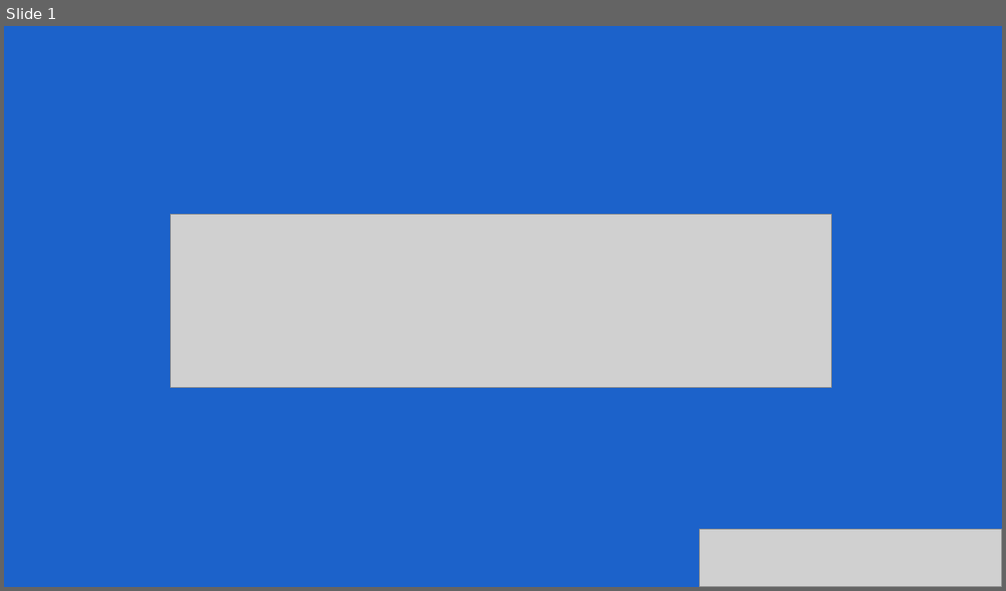
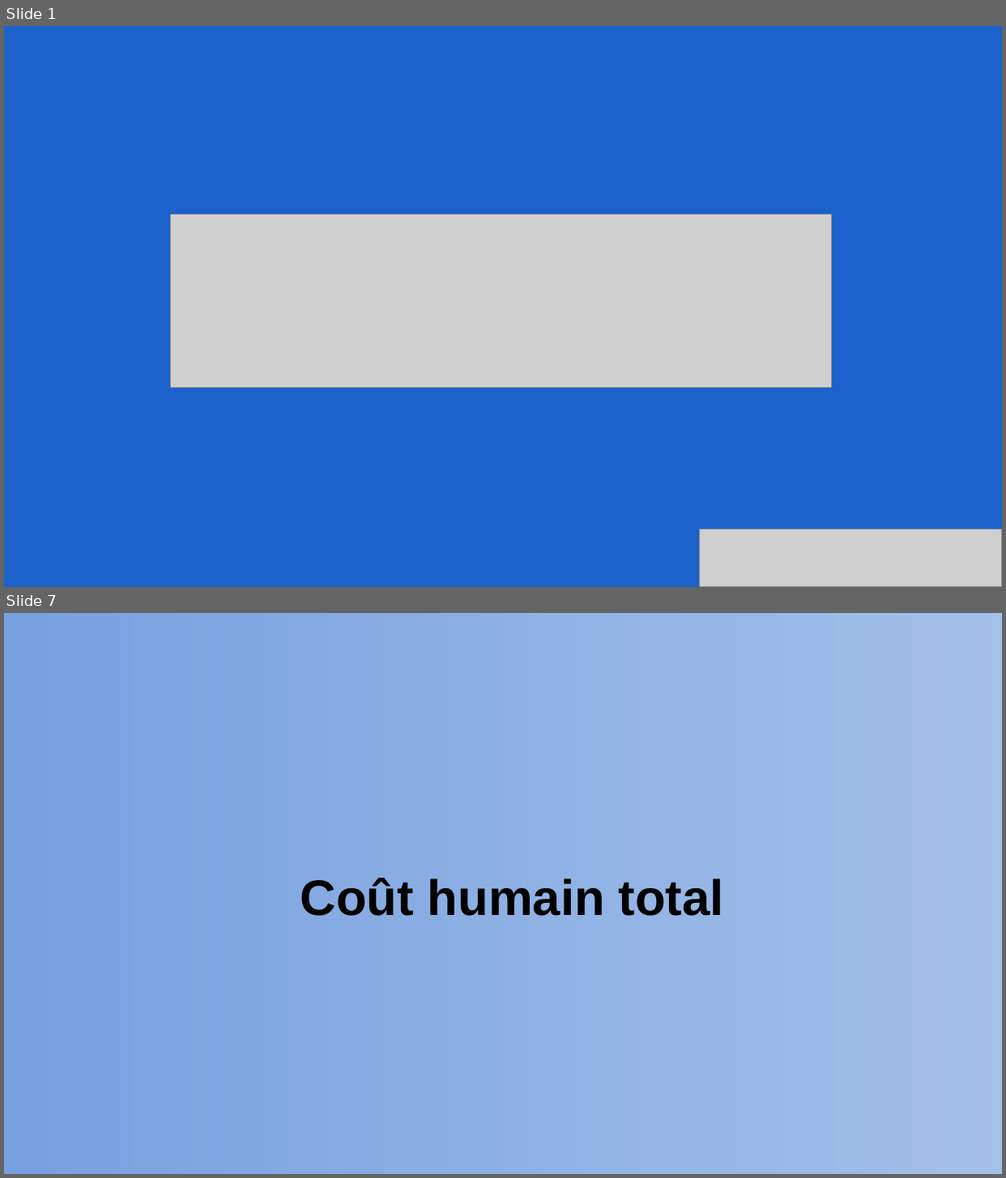
Before and after one commit to SkillUflow/RePlaced, a slide deck: .documents/Présentation - mercredi 22 mai/Soutenance du projet.pptx. Shown one above the other, each under a label of ours: slide 1 before the commit, slides 1 and 7 after it; the slides between them are not shown. The pictures are 1006x591 and 1006x1178 pixels, drawn with LibreOffice and Linux fonts; fonts in the diff are those of the drawing; grey boxes stand for pictures. Boxes give left, top, right and bottom in pixels: in the first picture for what was removed or moved away, otherwise in the second. Text is boxed around its words. In the diff, an @@ line names an element or a change of style, - is before the commit and + after.

```diff
--- a/.documents/Présentation - mercredi 22 mai/Soutenance du projet.pptx
+++ b/.documents/Présentation - mercredi 22 mai/Soutenance du projet.pptx
@@ slide 7 added at (x1=4, y1=613, x2=1002, y2=1174), background #FFFFFF @@
@@ rectangle added at (x1=4, y1=613, x2=1002, y2=1174), fill gradient #1C62CA @@
@@ title added at (x1=300, y1=878, x2=724, y2=916), 48 pt, text #000000, bold @@
+Coût humain total
```
Also in this commit, not shown: 9 other slides added, 3 slides removed, 2 other files.
